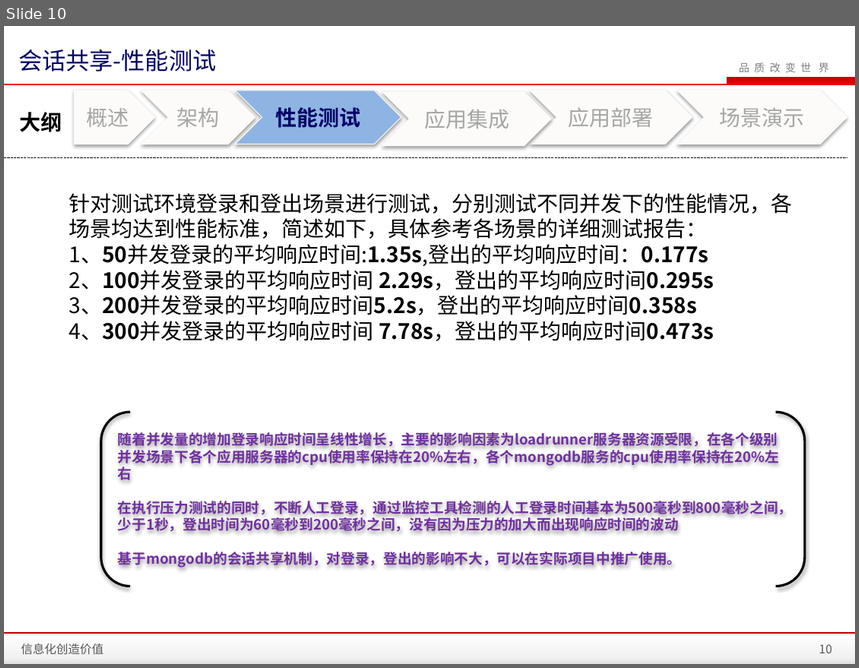
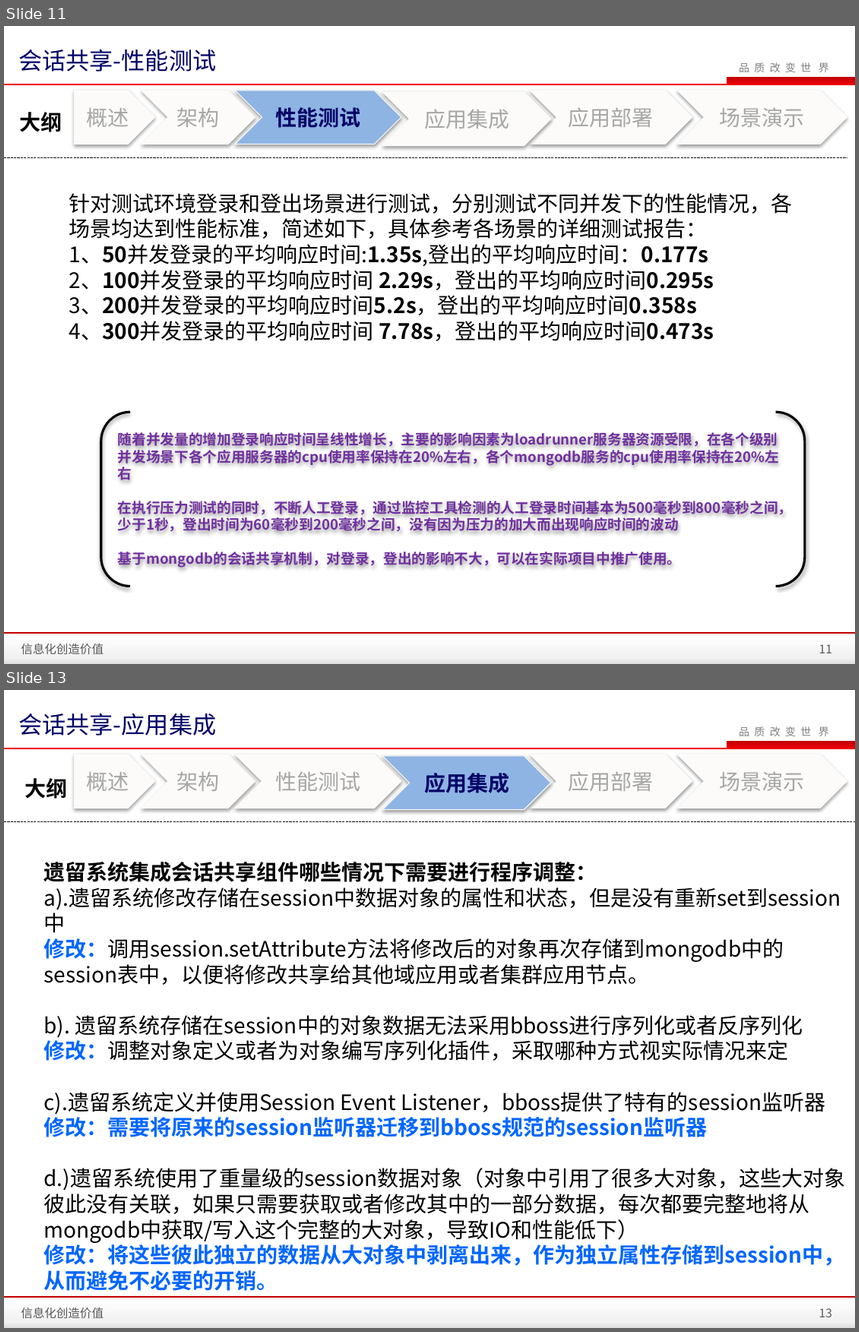
Before and after one commit to zhanght86/bboss-cms, a slide deck: 文档/SanyPDP平台会话共享介绍.pptx. Shown one above the other, each under a label of ours: slide 10 before the commit, slides 11 and 13 after it; the slides between them are not shown. The pictures are 859x668 and 859x1332 pixels, drawn with LibreOffice and Linux fonts; fonts in the diff are those of the drawing; background and template pictures are left out. Boxes give left, top, right and bottom in pixels: in the first picture for what was removed or moved away, otherwise in the second. Text is boxed around its words. In the diff, an @@ line names an element or a change of style, - is before the commit and + after.

Commit message:
完善会话共享文档

```diff
--- a/文档/SanyPDP平台会话共享介绍.pptx
+++ b/文档/SanyPDP平台会话共享介绍.pptx
@@ slide 13 added at bbox=[4, 690, 855, 1328], background #FFFFFF; not listed: 5 template elements that a slide beside it also shows @@
@@ title added at bbox=[18, 713, 216, 736], 20 pt, text #000066 @@
+会话共享-应用集成
@@ pentagon arrow added at bbox=[75, 755, 154, 809], fill #FCFBF9, outline #FCFBF9 0.75 pt, 18 pt, text #A6A6A6 @@
+概述
@@ chevron added at bbox=[141, 755, 255, 809], fill #FCFBF9, outline #FCFBF9 0.75 pt, 18 pt, text #A6A6A6 @@
+架构
@@ chevron added at bbox=[236, 755, 401, 809], fill #FCFBF9, outline #FCFBF9 0.75 pt, 18 pt, text #A6A6A6 @@
+性能测试
@@ chevron added at bbox=[382, 756, 551, 810], fill #8EB4E3, outline #F8F7F3 0.75 pt, 18 pt, text #000066, bold @@
+应用集成
@@ chevron added at bbox=[530, 755, 692, 809], fill #FCFBF9, outline #FCFBF9 0.75 pt, 18 pt, text #A6A6A6 @@
+应用部署
@@ chevron added at bbox=[677, 755, 847, 809], fill #FCFBF9, outline #FCFBF9 0.75 pt, 18 pt, text #A6A6A6 @@
+场景演示
@@ text added at bbox=[25, 778, 67, 799], 18 pt, text #000000, bold @@
+大纲
@@ line added from (4, 822) to (855, 822), #000000 0.25 pt dashed @@
@@ text added at bbox=[44, 862, 846, 1291], 18 pt, text #000000 @@
+遗留系统集成会话共享组件哪些情况下需要进行程序调整：
+a).遗留系统修改存储在session中数据对象的属性和状态，但是没有重新set到session中
+修改：调用session.setAttribute方法将修改后的对象再次存储到mongodb中的session表中，以便将修改共享给其他域应用或者集群应用节点。
+b). 遗留系统存储在session中的对象数据无法采用bboss进行序列化或者反序列化
+修改：调整对象定义或者为对象编写序列化插件，采取哪种方式视实际情况来定
+c).遗留系统定义并使用Session Event Listener，bboss提供了特有的session监听器
+修改：需要将原来的session监听器迁移到bboss规范的session监听器
+d.)遗留系统使用了重量级的session数据对象（对象中引用了很多大对象，这些大对象彼此没有关联，如果只需要获取或者修改其中的一部分数据，每次都要完整地将从mongodb中获取/写入这个完整的大对象，导致IO和性能低下）
+修改：将这些彼此独立的数据从大对象中剥离出来，作为独立属性存储到session中，从而避免不必要的开销。
@@ text added at bbox=[21, 1308, 104, 1319], 10 pt, text #595959 @@
+信息化创造价值
@@ page number added at bbox=[819, 1309, 832, 1318], 10 pt, text #595959 @@
+13
@@ what was slide 10 is now slide 11 @@
@@ page number at bbox=[819, 645, 832, 654]: text changed @@
-10
+11
```
Also in this commit, not shown: 8 slides changed, 3 other slides added.
